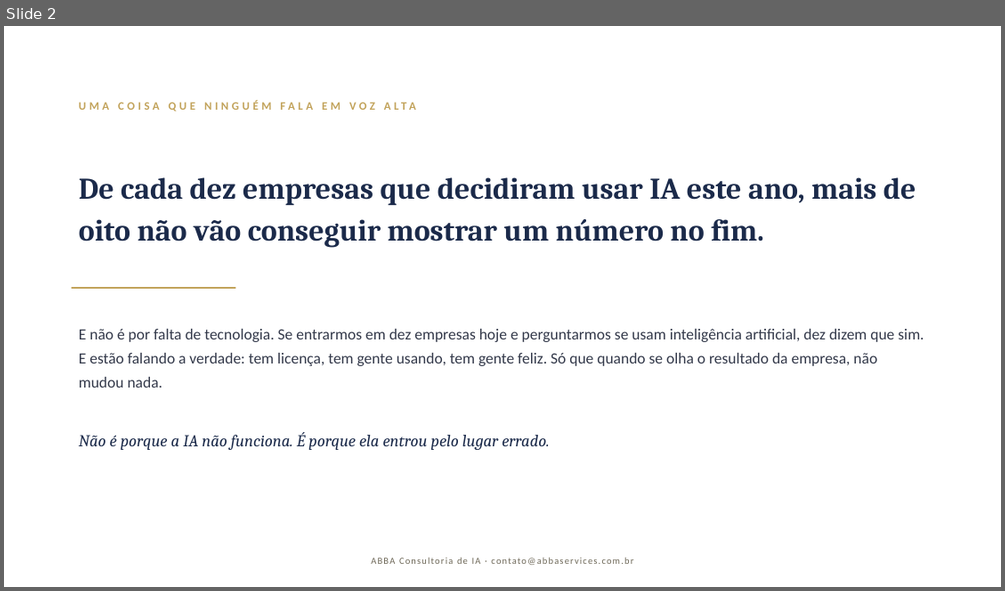
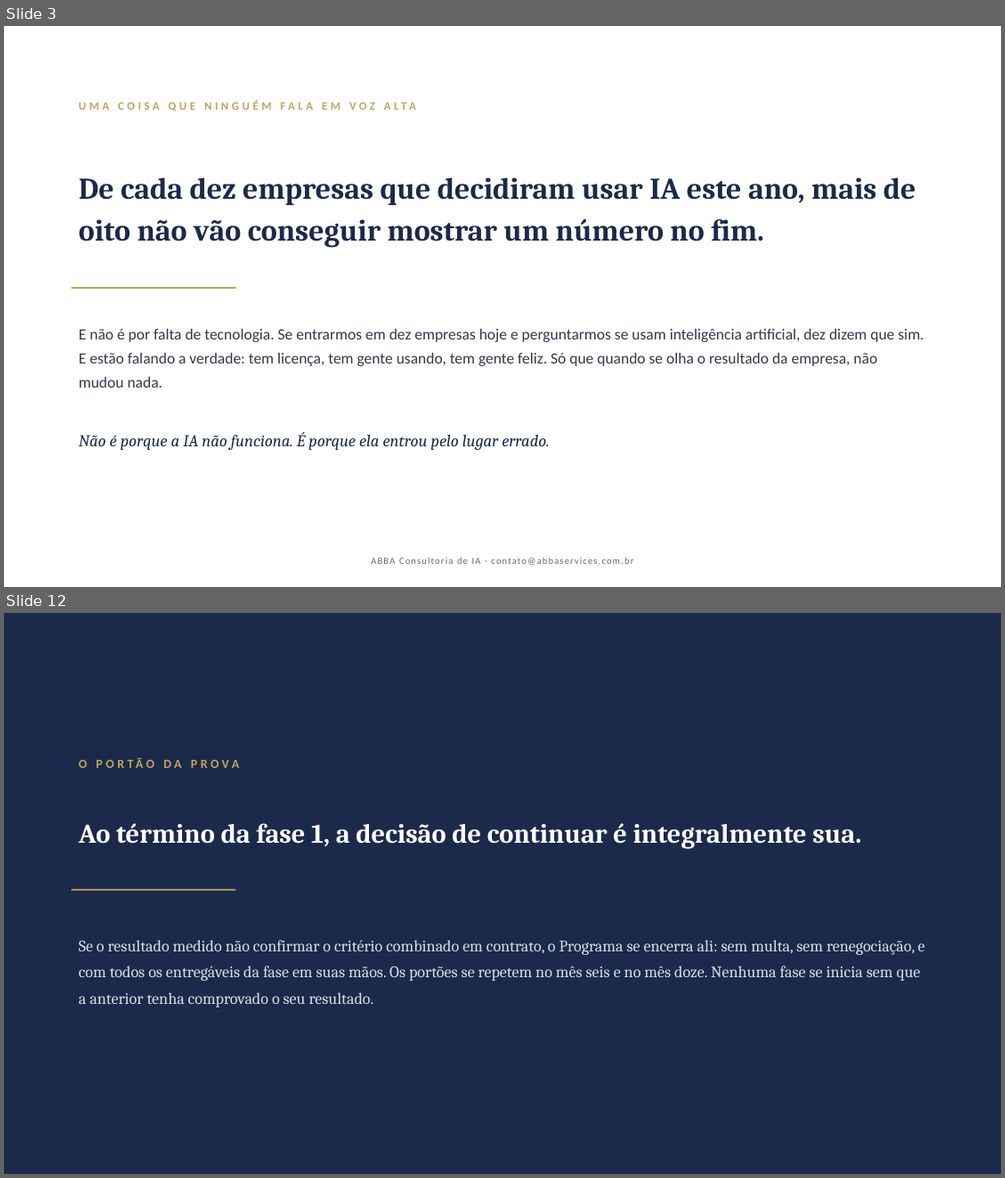
Before and after one commit to DanielMoraesCoca/abba-ops, a slide deck: 08-materiais/modelos/abba-deck-institucional.pptx. Shown one above the other, each under a label of ours: slide 2 before the commit, slides 3 and 12 after it; the slides between them are not shown. The pictures are 1005x591 and 1005x1178 pixels, drawn with LibreOffice and Linux fonts; fonts in the diff are those of the drawing. Boxes give left, top, right and bottom in pixels: in the first picture for what was removed or moved away, otherwise in the second. Text is boxed around its words. In the diff, an @@ line names an element or a change of style, - is before the commit and + after.

```diff
--- a/08-materiais/modelos/abba-deck-institucional.pptx
+++ b/08-materiais/modelos/abba-deck-institucional.pptx
@@ slide 12 added at box(4, 613, 1001, 1174), background #1B2A4A @@
@@ text added at box(79, 760, 87, 768), 12 pt, text #C2A35B, bold @@
+O PORTÃO DA PROVA
@@ text added at box(79, 823, 861, 849), 26 pt, text #FFFFFF, bold @@
+Ao término da fase 1, a decisão de continuar é integralmente sua.
@@ line added from (72, 890) to (235, 890), #C2A35B 1.5 pt @@
@@ text added at box(79, 940, 925, 1007), 15.5 pt, text #D8DCE8 @@
+Se o resultado medido não confirmar o critério combinado em contrato, o Programa se encerra ali: sem multa, sem renegociação, e com todos os entregáveis da fase em suas mãos. Os portões se repetem no mês seis e no mês doze. Nenhuma fase se inicia sem que a anterior tenha comprovado o seu resultado.
@@ what was slide 2 is now slide 3 @@
```
Also in this commit, not shown: 5 slides changed, 8 other slides added, 6 slides removed, 14 other files.
